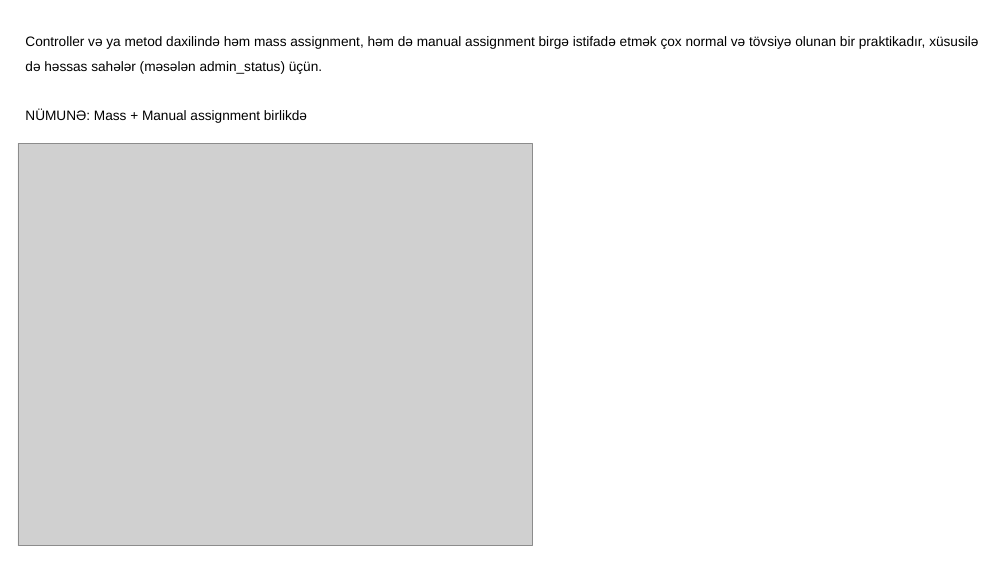
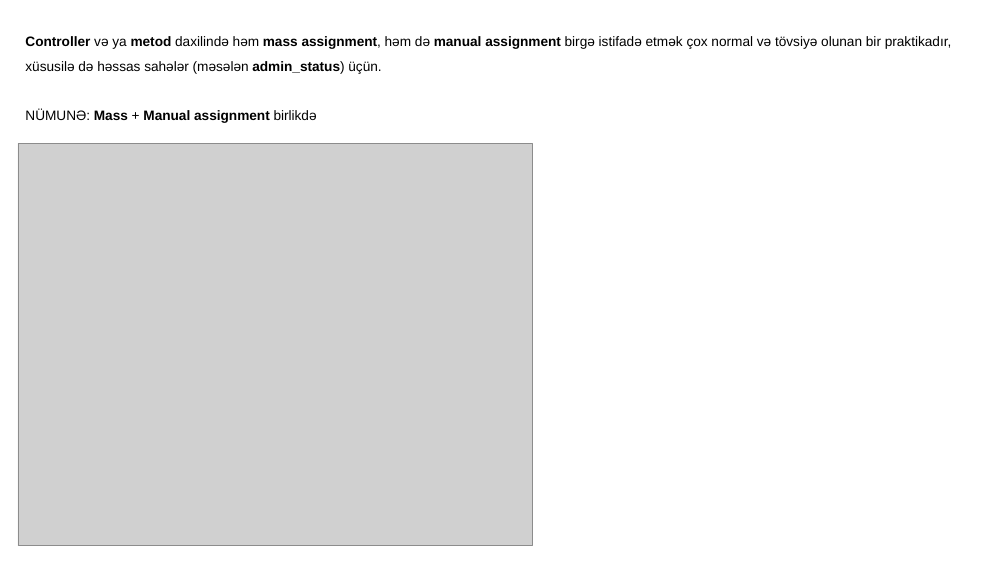
Before and after one commit to codeurient/Vendor-E-commerce, a slide deck: slide 13 of .lessons/17 Fundamental Database - Eloquent ORM/7 Mass Assignment/1.pptx. Drawn at 1008x567 pixels with LibreOffice and Linux fonts; fonts in the diff are those of the drawing; grey boxes stand for pictures. Boxes give left, top, right and bottom in pixels: in the first picture for what was removed or moved away, otherwise in the second. Text is boxed around its words. In the diff, an @@ line names an element or a change of style, - is before the commit and + after.

Commit message:
mass asg

```diff
--- a/.lessons/17 Fundamental Database - Eloquent ORM/7 Mass Assignment/1.pptx
+++ b/.lessons/17 Fundamental Database - Eloquent ORM/7 Mass Assignment/1.pptx
@@ text "Controller və ya metod daxilində ..." at [25, 36, 952, 123]: bold on in "Controller metod mass assignment, manual assignment admin_st ...", "Mass Manual assignment" @@
```
